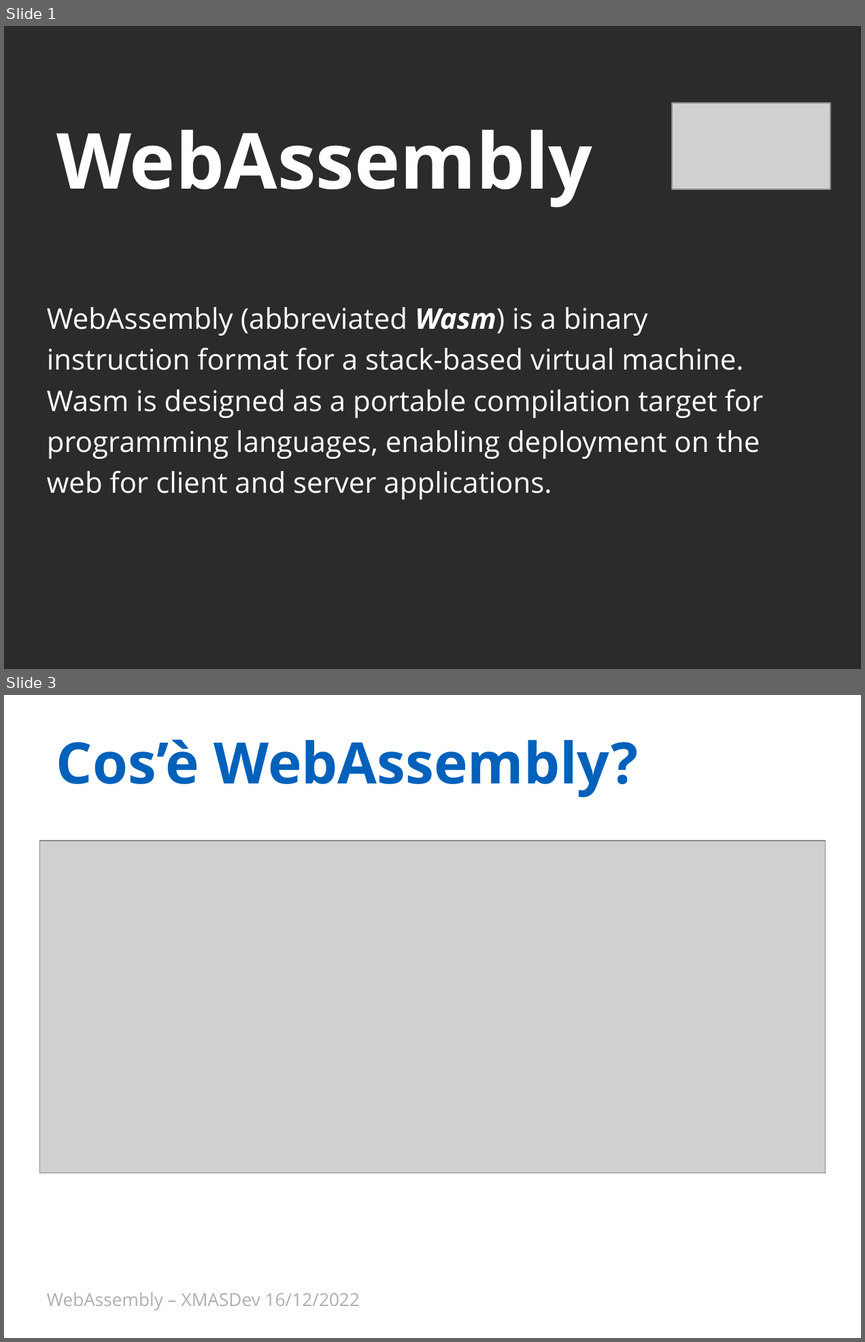
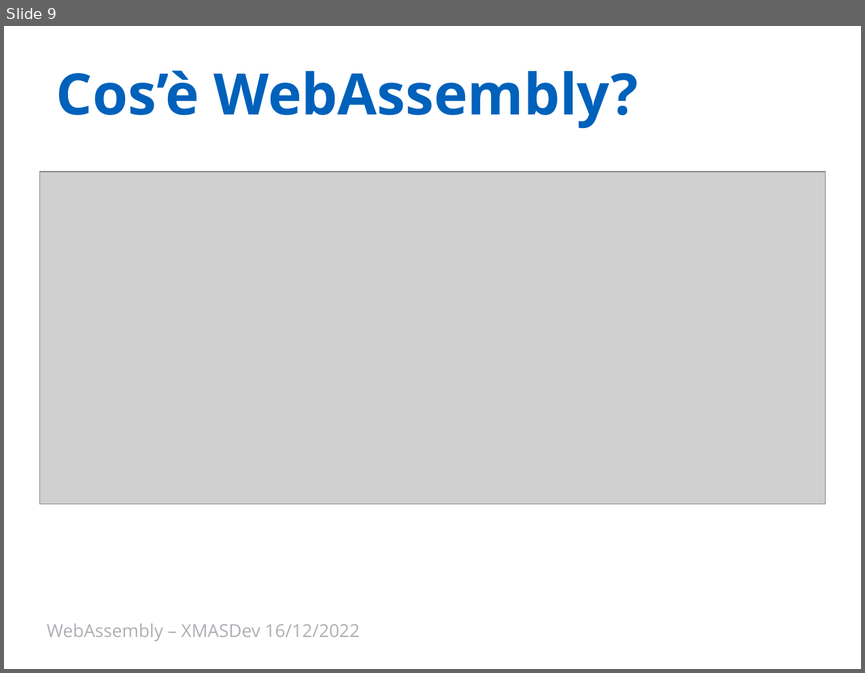
Before and after one commit to Ace68/slide, a slide deck: 2022/XMasDev/WebAssembly.pptx. Shown one above the other, each under a label of ours: slides 1 and 3 before the commit, slide 9 after it; the slides between them are not shown. The pictures are 865x1342 and 865x673 pixels, drawn with LibreOffice and Linux fonts; fonts in the diff are those of the drawing; grey boxes stand for pictures; background and template pictures are left out; a plain dark background stands for a picture behind light text. Boxes give left, top, right and bottom in pixels: in the first picture for what was removed or moved away, otherwise in the second. Text is boxed around its words. In the diff, an @@ line names an element or a change of style, - is before the commit and + after.

```diff
--- a/2022/XMasDev/WebAssembly.pptx
+++ b/2022/XMasDev/WebAssembly.pptx
@@ slide 1 removed at <box>4,26,861,669</box>, background picture (left out) @@
@@ picture removed at <box>672,103,830,190</box> @@
@@ title removed at <box>56,129,592,208</box> @@
-WebAssembly
@@ text removed at <box>47,307,764,499</box> @@
-WebAssembly (abbreviated Wasm) is a binary instruction format for a stack-based virtual machine. Wasm is designed as a portable compilation target for programming languages, enabling deployment on the web for client and server applications.
@@ what was slide 3 is now slide 9 @@
```
Also in this commit, not shown: 6 slides changed, 9 slides added, 2 other slides removed, 1 other file.
